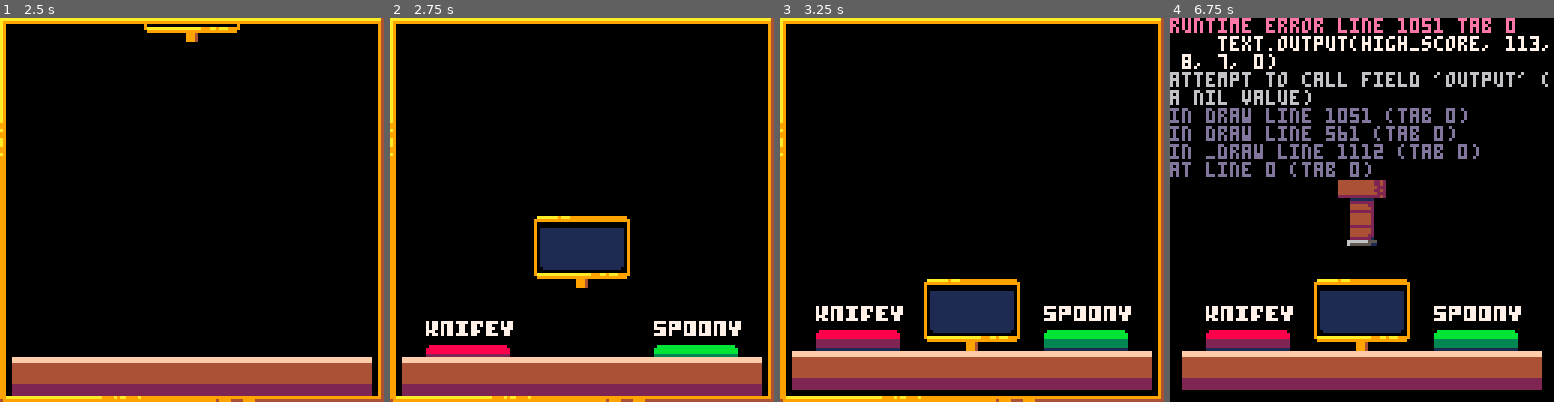
Above: before the commit, frames 1-4 (left to right).
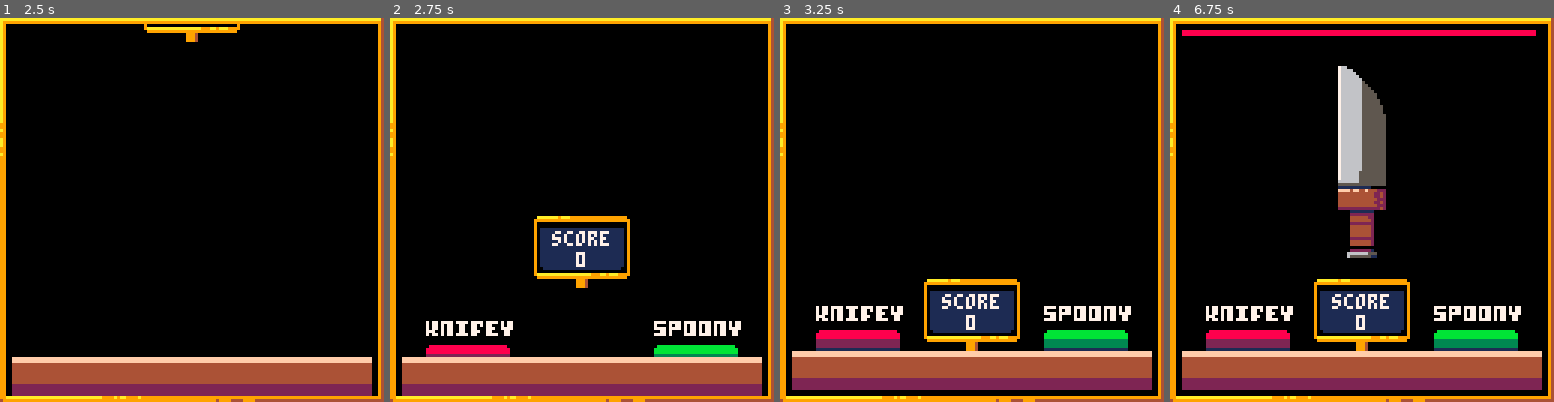
Above: after the commit, the same moments.

Repository: Jonic/knifey-spoony
Game: PICO-8 cartridge knifey-spoony.p8
The game is run twice, just before and just after one commit, with the same random seed, the same clock (stepped at 60 frames per second) and the same inputs.
Inputs:
- Up to frame 1 (2.5 s): tap X (X key) at 0.33, 1.07, 1.85 s; tap O (Z key) at 0.7, 1.7, 2.1 s; hold Right 1.6-2.1 s; hold Right from 2.47 s (still down)
- Up to frame 2 (2.75 s): keep holding Right; tap O (Z key) at 2.5 s
- Up to frame 3 (3.25 s): tap O (Z key) at 2.9 s; tap X (X key) at 2.97 s; release Right at 3.03 s; hold Left from 3.08 s (still down)
- Up to frame 4 (6.75 s): tap O (Z key) every 0.4 s from 3.3 to 6.5 s; release Left at 3.58 s; hold Right 4.02-4.68 s; tap X (X key) at 4.08, 5.2, 6.32 s; hold Left 5.08-5.68 s; hold Right 6.08-6.58 s; hold Right from 6.63 s (still down)

Frame 1 is identical in both runs. In frame 2, 0.4% of the frame differs, in the area x 42-58%, y 55-65%; in frame 3, 0.4%; in frame 4, 20%, in the area x 0-100%, y 0-100%.
Error before the commit: runtime error line 1051 tab 0; text.output(high_score, 113, 8, 7, 0); attempt to call field 'output' (a nil value)

Commit message:
Updated references to text

Diff:
--- a/knifey-spoony.p8
+++ b/knifey-spoony.p8
@@ -36,10 +36,9 @@
 local high_score_beaten = false
 local score             = 0
 
-local update_objects = true
-local objects        = {}
-local screens        = {}
-local screen         = nil
+local objects = {}
+local screens = {}
+local screen  = nil
 
 -- clone and copy from https://gist.github.com/MihailJP/3931841
 function clone(t) -- deep-copy a table
@@ -86,7 +85,6 @@
   high_score        = dget(0)
   high_score_beaten = false
   score             = 0
-  update_objects    = true
 end
 
 function rndint(min, max)
@@ -390,7 +388,8 @@
   end
 
   o.center_x = function()
-    return 64 - #o.text * 2
+    local text = o.text .. ''
+    return 64 - #text * 2
   end
 
   o.draw_rect = function(r)
@@ -470,11 +469,11 @@
   end
 
   o.should_draw = function()
-    return update_objects and o.updated
+    return o.updated
   end
 
   o.should_update = function()
-    return update_objects and not o.is_complete()
+    return not o.is_complete()
   end
 
   o.tick = function()
@@ -779,8 +778,11 @@
 
     init_object({ tiles = k, x = 10, y1 = 127, y2 = 95, duration = 20, delay = 5, easing = 'outBounce' })
     init_object({ tiles = s, x = 86, y1 = 127, y2 = 95, duration = 20, delay = 5, easing = 'outBounce' })
+    init_object({ rects = rects.floor, x = 4, y1 = 143, y2 = 111, duration = 20, easing = 'outBounce' })
+
     init_object({ tiles = tiles.playing.score, x = 48, y1 = -24, y2 = 87, duration = 20, delay = 5, easing = 'outBounce' })
-    init_object({ rects = rects.floor, x = 4, y1 = 143, y2 = 111, duration = 20, easing = 'outBounce' })
+    init_object({ text = text.score, x = 'center', y1 = -19, y2 = 92, duration = 20, delay = 5, easing = 'outBounce' })
+    init_object({ text = score, x = 'center', y1 = -12, y2 = 99, duration = 20, delay = 5, easing = 'outBounce' })
   end
 
   s.update = function()
@@ -929,12 +931,12 @@
       return
     end
 
-    update_objects = false
-
     s.dissolve_utensil()
   end
 
   s.draw_timer = function()
+    if (s.timeout.remaining <= 0) return
+
     x = s.timer.start_x + s.timer_width()
     y = s.timer.start_y + s.timer.height - 1
 
@@ -1019,6 +1021,8 @@
     if s.score_display ~= nil then
       score_display_y1 = 86
       destroy_object(s.score_display)
+      destroy_object(s.score_text)
+      destroy_object(s.score)
     end
 
     s.score_display = init_object({
@@ -1029,6 +1033,8 @@
       delay    = 3,
       duration = 2,
     })
+    s.score_text = init_object({ text = text.score, x = 'center', y = 92 })
+    s.score      = init_object({ text = score,      x = 'center', y = 99 })
   end
 
   s.init = function()
@@ -1036,24 +1042,32 @@
     s.new_round()
 
     s.floor = init_object({ rects = rects.floor, x = 4, y = 111 })
+    s.text_high_score = init_object({
+      text     = high_score,
+      x1       = 133,
+      x2       = 113,
+      y        = 8,
+      outline  = 4,
+      delay    = 30,
+      duration = 10,
+      easing   = 'outBack'
+    })
+    s.score_text = init_object({ text = text.score, x = 'center', y = 92 })
+    s.score      = init_object({ text = score,      x = 'center', y = 99 })
   end
 
   s.update = function()
-    if (s.failed_state.animating) s.update_failed_state()
+    if (s.failed_state.animating) return s.update_failed_state()
 
     s.decrease_timeout_remaining()
     s.get_input()
   end
 
   s.draw = function()
+    s.draw_timer()
+    s.draw_buttons()
+
     if (s.failed_state.animating) s.draw_failed_state()
-
-    s.draw_buttons()
-    s.draw_timer()
-
-    text.output(high_score, 113, 8, 7, 0)
-    text.show_center('score', 92, 7)
-    text.output_center(score, 99, 7)
   end
 
   return s
@@ -1063,26 +1077,24 @@
   local s = {}
 
   s.init = function()
-    update_objects = true
+    local high_score_text = text['high_score'] .. high_score
+    local score_text      = text['score'] .. ': ' .. score
+
+    init_object({ rects = {{w = 111, h = 111, color = 8}}, x = 8, y = 8 })
+    init_object({ text = text.game_over,  x = 'center', y = 16, outline = 0 })
+    init_object({ text = score_text,      x = 'center', y = 32, outline = 0 })
+    init_object({ text = high_score_text, x = 'center', y = 40, outline = 0 })
+
+    if (high_score_beaten) then
+      init_object({ text = text.high_score_beaten, x = 'center', y = 56, outline = 0 })
+    end
+
+    init_object({ text = text.play_again, x = 'center', y = 112, outline = 0 })
   end
 
   s.update = function()
     if (btnp(4)) go_to('title_transition_in')
     if (btnp(5)) go_to('playing')
-  end
-
-  s.draw = function()
-    local high_score_text = text['high_score'] .. high_score
-    local score_text      = text['score'] .. ': ' .. score
-
-    rectfill(8, 8, 119, 119, 8)
-
-    text.show_center('game_over',       16, 7, 0)
-    text.output_center(score_text,      32, 7, 0)
-    text.output_center(high_score_text, 40, 7, 0)
-
-    if (high_score_beaten) text.show_center('high_score_beaten', 56, 7, 0)
-    text.show_center('play_again', 112, 7, 5)
   end
 
   return s
@@ -1106,7 +1118,7 @@
 end
 
 function _draw()
-  if (update_objects) cls()
+  cls()
 
   foreach(objects, function(o)
     o.draw()
